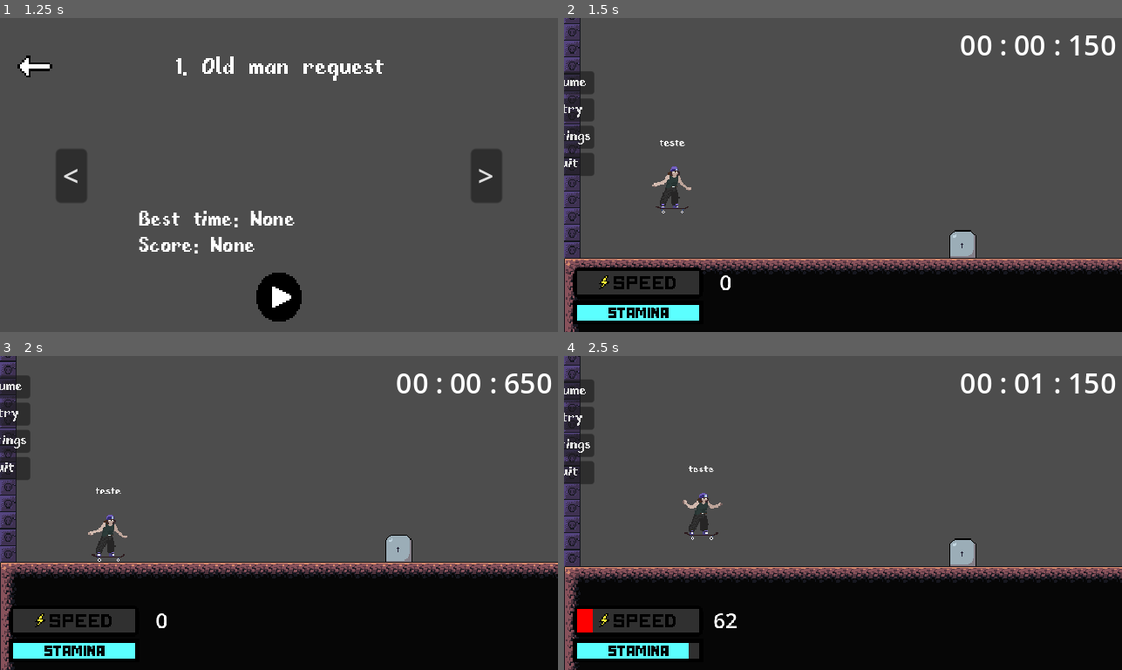
Above: before the commit, frames 1-4 (two rows, left to right).
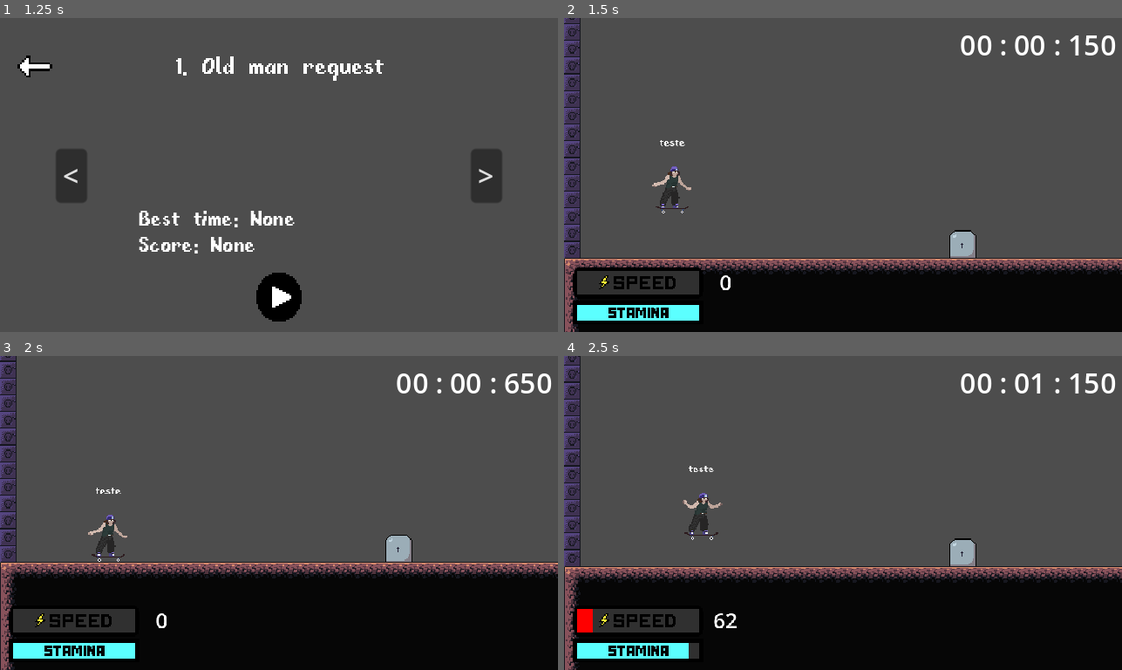
Above: after the commit, the same moments.

Repository: lucasjanta/GraveGrinder
Game: Godot game, scene res://Scenes/Menus/main_menu.tscn
The game is run twice, just before and just after one commit, with the same random seed, the same clock (stepped at 60 frames per second) and the same inputs.
Inputs (mouse positions are in pixels of both pictures, inside the frame that each line leads up to):
- Up to frame 1 (1.25 s): click "Start Game" at 0.5 s
- Up to frame 2 (1.5 s): click (843, 297) at 1.25 s
- Up to frame 3 (2 s): no input
- Up to frame 4 (2.5 s): tap Enter (ui_accept) at 2 s; move the mouse to (965, 497) at 2.02 s; hold D (right) from 2.03 s (still down); hold F from 2.03 s (still down); click (965, 497) at 2.17 s; tap Space (jump) at 2.27 s

Frame 1 is identical in both runs. In frame 2, 1.4% of the frame differs, in the area x 0-6%, y 16-51%; in frame 3, 1.4%; in frame 4, 1.4%, in the area x 0-6%, y 7-41%.

Commit message:
fixed the pause menu

Diff:
--- a/Player/States/push.gd
+++ b/Player/States/push.gd
@@ -10,7 +10,7 @@
 		player.velocity.x = player.MAX_SPEED
 	player.stamina -= 20
 
-func _physics_process(delta):
+func physics_update(_delta: float) -> void:
 	if Input.is_action_just_pressed("jump"):
 		finished.emit("Ollie")
 
--- a/Scenes/Levels/test_room.gd
+++ /dev/null
@@ -1,17 +0,0 @@
-extends Node2D
-
-@onready var pause_menu = $PauseMenu
-
-func pause():
-	print("pause funcionando")
-	get_tree().paused = true
-	pause_menu.show()
-
-func unpause():
-	print("unpause funcionando")
-	get_tree().paused = false
-	pause_menu.hide()
-
-func _process(delta):
-	if Input.is_action_just_pressed("pause"):
-		pause()
--- a/Scenes/Levels/test_room.tscn
+++ b/Scenes/Levels/test_room.tscn
@@ -1,6 +1,5 @@
-[gd_scene load_steps=18 format=4 uid="uid://ce2a68ciwj3oy"]
-
-[ext_resource type="Script" path="res://Scenes/Levels/test_room.gd" id="1_7bx6j"]
+[gd_scene load_steps=17 format=4 uid="uid://ce2a68ciwj3oy"]
+
 [ext_resource type="PackedScene" uid="uid://blcau3ayn0t3o" path="res://Props/grindtomb/grindtomb.tscn" id="1_oeola"]
 [ext_resource type="PackedScene" uid="uid://daii2lpdaqqe" path="res://Props/portal/portal.tscn" id="2_l8pxc"]
 [ext_resource type="PackedScene" uid="uid://c5wt0ddfvqfnb" path="res://Props/tombstone/tombstone.tscn" id="3_0j1vi"]
@@ -1443,7 +1442,6 @@
 ease = 2
 
 [node name="TestRoom" type="Node2D"]
-script = ExtResource("1_7bx6j")
 
 [node name="grindtomb" parent="." instance=ExtResource("1_oeola")]
 position = Vector2(1159, 94)
@@ -1484,6 +1482,10 @@
 
 [node name="PhantomCameraHost" type="Node" parent="Camera2D"]
 script = ExtResource("7_7iqtj")
+
+[node name="PauseMenu" parent="Camera2D" instance=ExtResource("7_2hhif")]
+process_mode = 3
+visible = false
 
 [node name="PhantomCamera2D" type="Node2D" parent="." node_paths=PackedStringArray("follow_target")]
 unique_name_in_owner = true
@@ -1509,13 +1511,4 @@
 position = Vector2(738, 118)
 scale = Vector2(1.25, 1.25)
 
-[node name="PauseMenu" parent="." instance=ExtResource("7_2hhif")]
-anchors_preset = 0
-anchor_left = 0.0
-anchor_top = 0.0
-anchor_right = 0.0
-anchor_bottom = 0.0
-grow_horizontal = 1
-grow_vertical = 1
-
-[editable path="PauseMenu"]
+[editable path="Camera2D/PauseMenu"]
--- a/Scenes/Menus/pause_menu.gd
+++ b/Scenes/Menus/pause_menu.gd
@@ -1,11 +1,27 @@
 extends Control
 
+@onready var level_node = $"../.."
+var paused : bool = false
+
+func _process(delta):
+	if Input.is_action_just_pressed("pause"):
+		pause_or_unpause()
+
+func pause_or_unpause() -> void:
+	if get_tree().paused == true:
+		self.hide()
+		get_tree().paused = false
+	else:
+		self.show()
+		get_tree().paused = true
+
 func _on_resume_pressed():
-	get_parent().unpause()
-
+	pause_or_unpause()
 
 func _on_retry_pressed():
-	pass # Replace with function body.
+	get_tree().paused = false
+	UI.start_level(1)
+
 
 
 func _on_settings_pressed():
--- a/Scenes/Menus/pause_menu.tscn
+++ b/Scenes/Menus/pause_menu.tscn
@@ -22,10 +22,10 @@
 anchor_top = 0.5
 anchor_right = 0.5
 anchor_bottom = 0.5
-offset_left = -20.0
-offset_top = -20.0
-offset_right = 20.0
-offset_bottom = 20.0
+offset_left = -29.0
+offset_top = -50.0
+offset_right = 29.0
+offset_bottom = 50.0
 grow_horizontal = 2
 grow_vertical = 2
 
